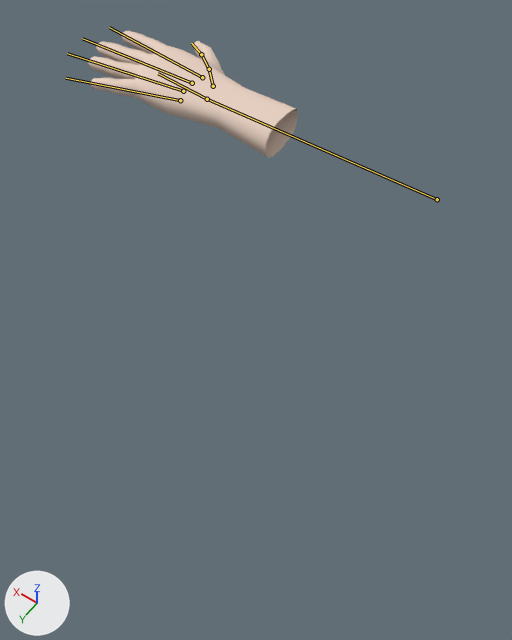
The Blender file unity/Infinity Gauntlet/Assets/blender/riggedhand4.blend: old version first, new version second.
Before and after are seen from a 50 mm camera at (-0.087, 0.305, 0.456) aimed at (0.151, -0.028, -0.068). Every picture has the same lights, and +X, +Y and +Z are marked at lower left. The bones that change are drawn over the model as lines.

Objects in the first picture: 'Hand_L'.
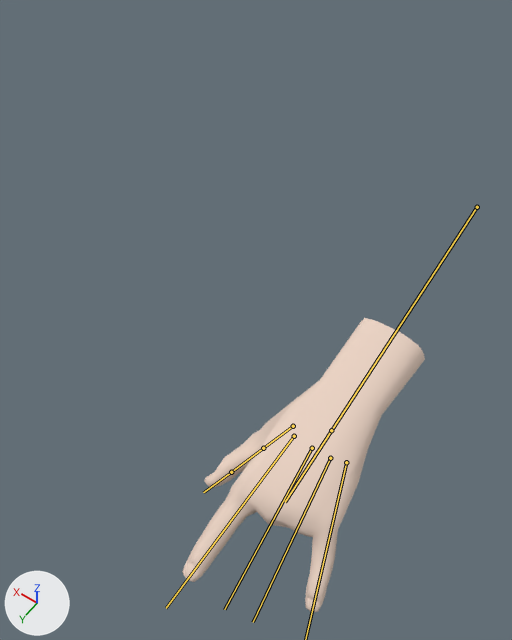
The newer file adds an action. The first version stands in its rest pose; the second is drawn at frame 20 of the action 'Double_Tap'.

Location of each change, (x1, y1, x2, y2) in pixels of the pictures (512 x 640 px):
'Hand_L', posed (16% wider, 132% taller)
    before: (88, 31, 298, 157)
    after: (182, 318, 425, 612)
bone 'forearm.L', root to tip
    before: (437, 199) to (207, 99)
    after: (477, 207) to (331, 430)
bone 'hand.L', root to tip
    before: (207, 99) to (158, 73)
    after: (331, 430) to (285, 502)
bone 'palm.02.L.001', root to tip
    before: (192, 83) to (82, 38)
    after: (312, 448) to (224, 609)
bone 'palm.03.L.001', root to tip
    before: (183, 91) to (67, 53)
    after: (330, 458) to (253, 622)
bone 'palm.01.L.001', root to tip
    before: (202, 77) to (109, 27)
    after: (294, 436) to (166, 608)
bone 'thumb.01.L', root to tip
    before: (213, 86) to (209, 69)
    after: (293, 426) to (263, 448)
bone 'thumb.02.L', root to tip
    before: (209, 69) to (201, 54)
    after: (263, 448) to (231, 472)
bone 'thumb.03.L', root to tip
    before: (201, 54) to (191, 43)
    after: (231, 472) to (203, 492)

The change in detail:
Bone 'forearm.L' (bone_forearm_l) moves from (0.0, 0.0, 0.0) to (-0.0077, -0.037, 0.0042).
Bone 'forearm.L' (bone_forearm_l) turns from (0, 0, 0) to (-90, 0, 0) degrees about its own x, y and z.
Bone 'hand.L' (bone_hand_l) turns from (0, 0, 0) to (4, 0, -1) degrees about its own x, y and z.
Bone 'palm.02.L.001' (bone_palm_02_l_001) turns from (0, 0, 0) to (17, 8, 0) degrees about its own x, y and z.
Bone 'palm.02.L.001' (bone_palm_02_l_001) is rescaled from (1.0, 1.0, 1.0) to (1.0, 0.8, 1.0).
Bone 'palm.03.L.001' (bone_palm_03_l_001) turns from (0, 0, 0) to (17, 9, 0) degrees about its own x, y and z.
Bone 'palm.03.L.001' (bone_palm_03_l_001) is rescaled from (1.0, 1.0, 1.0) to (1.0, 0.8, 1.0).
Bone 'palm.04.L.001' (bone_palm_04_l_001) turns from (0, 0, 0) to (18, 13, 0) degrees about its own x, y and z.
Bone 'palm.01.L.001' (bone_palm_01_l_001) turns from (0, 0, 0) to (14, 0, 0) degrees about its own x, y and z.
Bone 'thumb.01.L' (bone_thumb_01_l) turns from (0, 0, 0) to (19, 1, -4) degrees about its own x, y and z.
Bone 'thumb.02.L' (bone_thumb_02_l) turns from (0, 0, 0) to (-7, 0, -6) degrees about its own x, y and z.
Bone 'thumb.03.L' (bone_thumb_03_l) turns from (0, 0, 0) to (-11, 0, 2) degrees about its own x, y and z.
